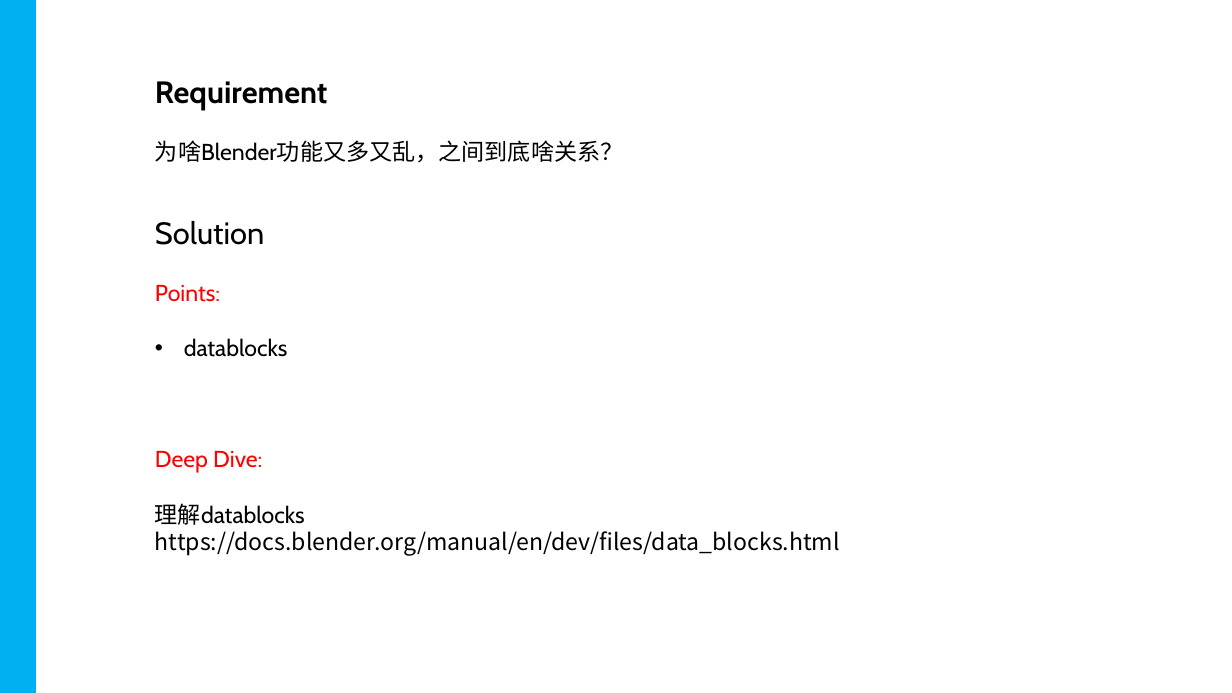
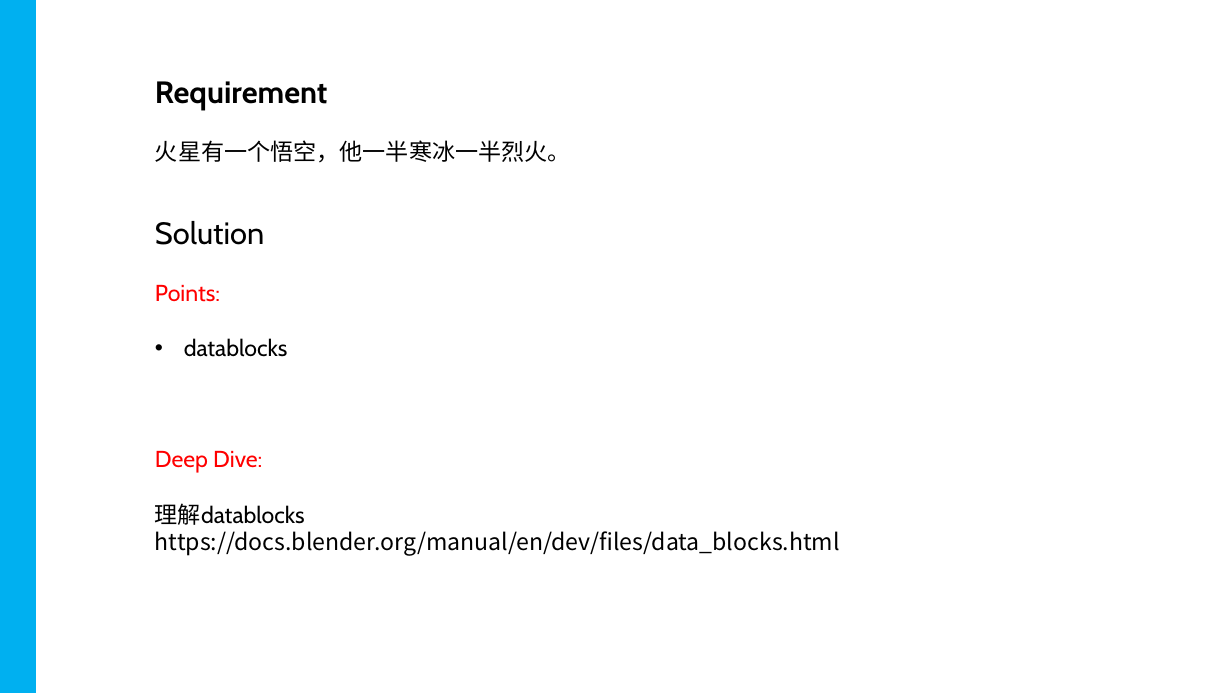
Before and after one commit to innoclub/blenderOpenClass, a slide deck: slide 4 of resource/0005/0005.pptx. Drawn at 1232x693 pixels with LibreOffice and Linux fonts; fonts in the diff are those of the drawing. Boxes give left, top, right and bottom in pixels: in the first picture for what was removed or moved away, otherwise in the second. Text is boxed around its words. In the diff, an @@ line names an element or a change of style, - is before the commit and + after.

Commit message:
0005

```diff
--- a/resource/0005/0005.pptx
+++ b/resource/0005/0005.pptx
@@ text at box(155, 140, 571, 163): text changed @@
-为啥Blender功能又多又乱，之间到底啥关系？
+火星有一个悟空，他一半寒冰一半烈火。
```
Also in this commit, not shown: 1 other slide changed, 1 slide added.
